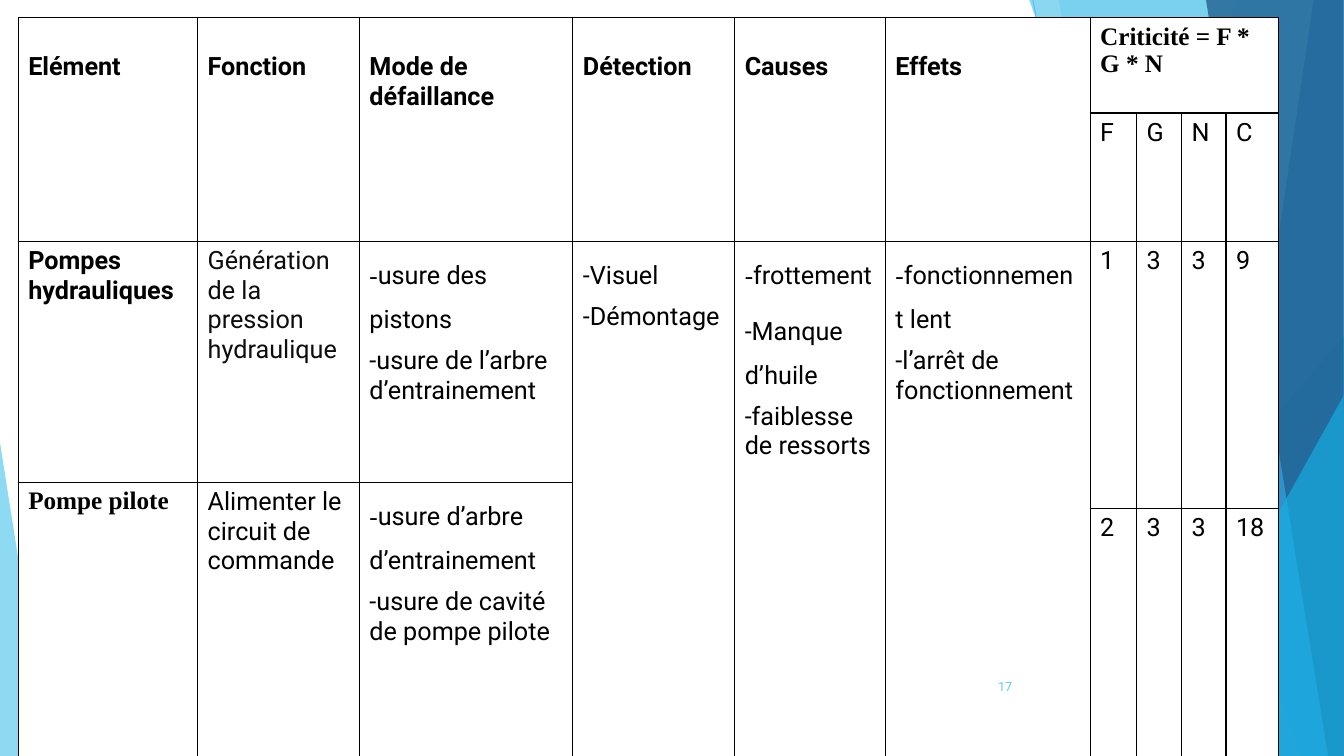
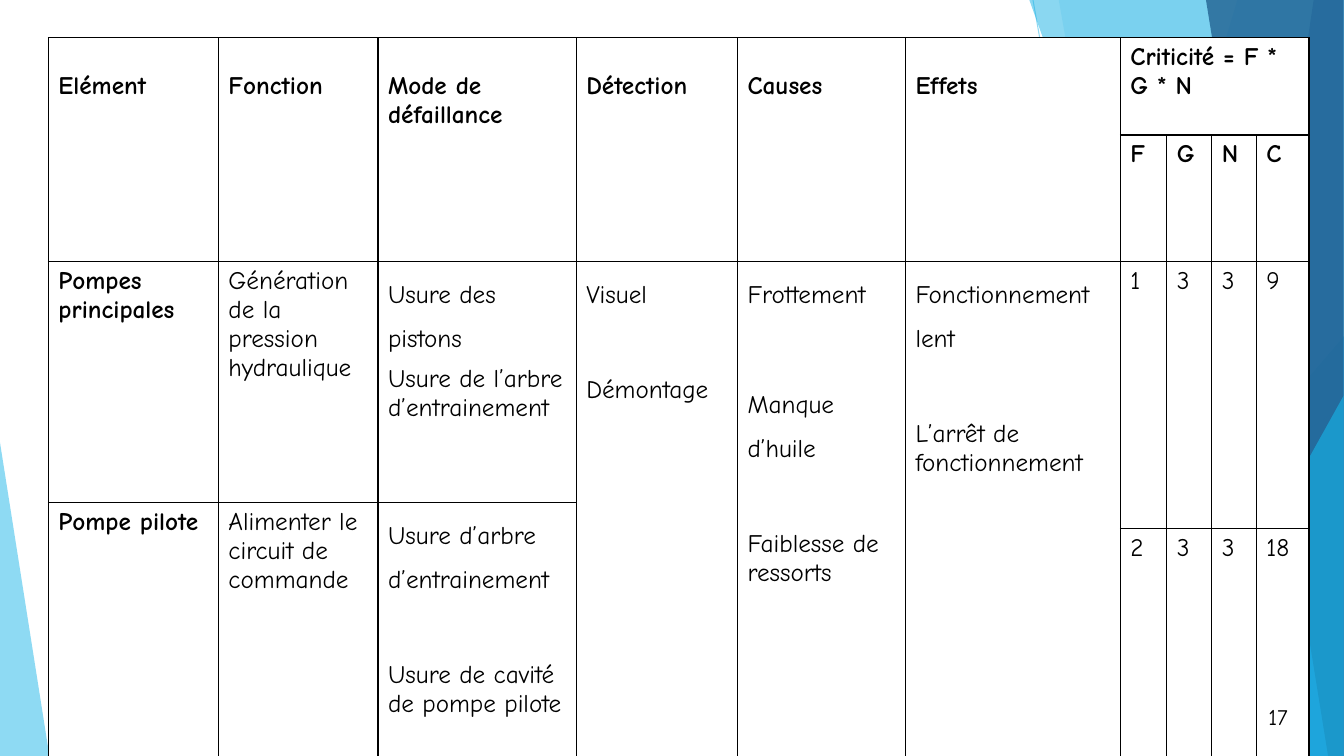
Before and after one commit to OussamaTeyib/PFE, a slide deck: slide 17 of Présentation.pptx. Drawn at 1344x756 pixels with LibreOffice and Linux fonts; fonts in the diff are those of the drawing. Boxes give left, top, right and bottom in pixels: in the first picture for what was removed or moved away, otherwise in the second. Text is boxed around its words. In the diff, an @@ line names an element or a change of style, - is before the commit and + after.

```diff
--- a/Présentation.pptx
+++ b/Présentation.pptx
@@ table at [48,37,1310,721] @@
-row 1, column 5: Causes / V
+row 1, column 5: Causes
-row 3: Pompes hydrauliques | Génération de la pression hydraulique | -usure des pistons / -usure de l’arbre d’entrainement | -Visuel / -Démontage | -frottement / -Manque d’huile / -faiblesse de ressorts | -fonctionnement lent / -l’arrêt de fonctionnement | 1 | 3 | 3 | 9
+row 3: Pompes principales | Génération de la pression hydraulique | Usure des pistons / Usure de l’arbre d’entrainement | Visuel / Démontage | Frottement / Manque d’huile / Faiblesse de ressorts | Fonctionnement lent / L’arrêt de fonctionnement | 1 | 3 | 3 | 9
-row 4, column 3: -usure d’arbre d’entrainement / -usure de cavité de pompe pilote
+row 4, column 3: Usure d’arbre d’entrainement / Usure de cavité de pompe pilote
@@ font Roboto to Comic Neue in "Elément", "Fonction", "Mode de défaillance", "Détection" and 15 more places @@
@@ font Times New Roman to Comic Neue in "Criticité = F * G * N", "Pompe pilote" @@
@@ bold on in "F", "G", "N", "C" @@
@@ text colour #0D0D0D to #000000 in "Génération de la pression hydraulique" @@
@@ table: place and size @@
-table at [18,17,1280,692]
+table at [48,37,1310,721]
@@ page number: place and size @@
-page number at [998,682,1012,691]
+page number at [1238,697,1318,737]
@@ page number at [1238,697,1318,737]: size 9 to 16 pt, font Roboto to Comic Neue, text colour #5FCBEF to #000000; alignment right to centre; fill none to #FFFFFF; outline none to #000000 1.5 pt @@
```
Also in this commit, not shown: 22 other slides changed, 1 slide added, 1 slide removed, 24 other files.
